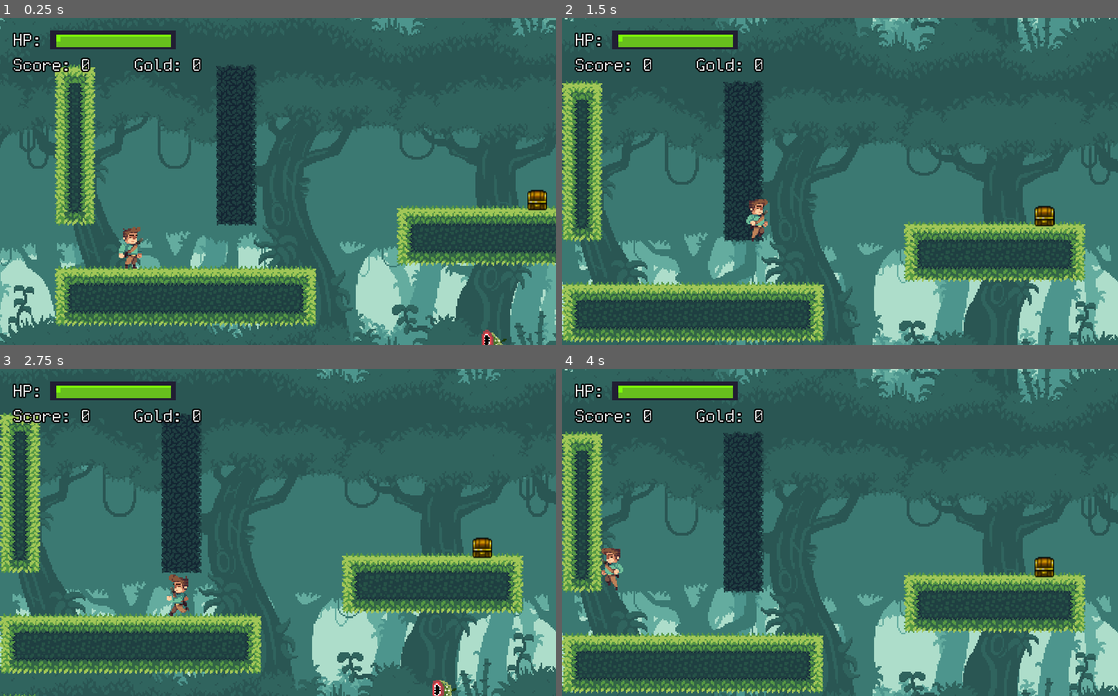
Above: before the commit, frames 1-4 (two rows, left to right).
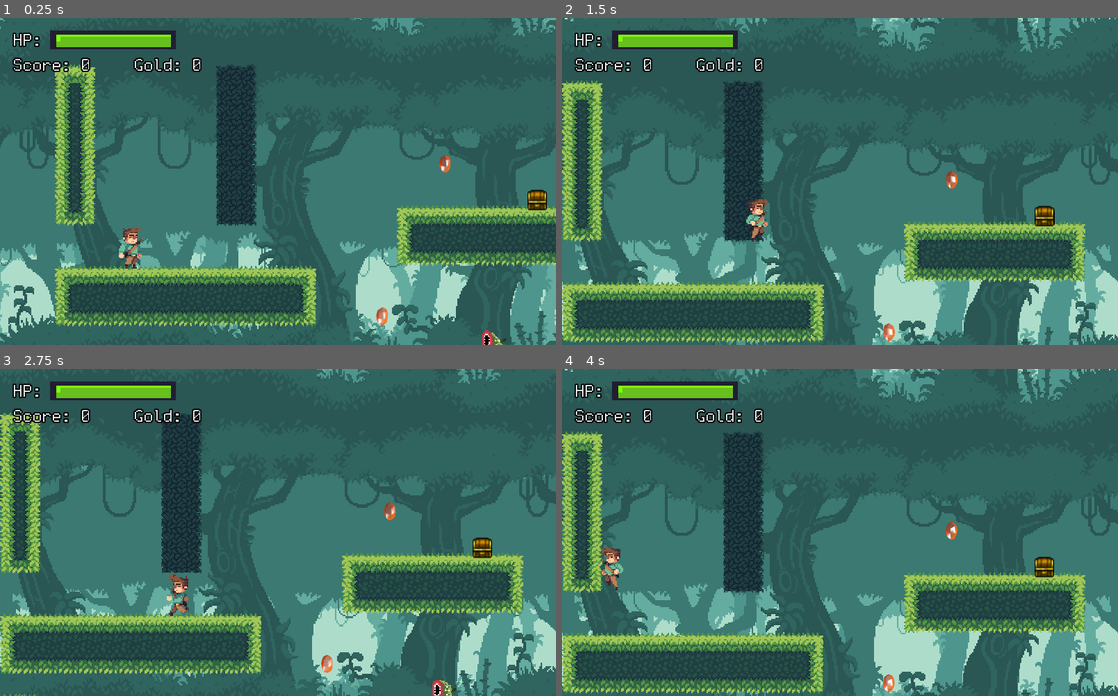
Above: after the commit, the same moments.

Repository: EduhCosta/godot-course
Game: Godot game, scene res://scenes/Main.tscn
The game is run twice, just before and just after one commit, with the same random seed, the same clock (stepped at 60 frames per second) and the same inputs.
Inputs:
- Up to frame 1 (0.25 s): no input
- Up to frame 2 (1.5 s): tap Enter (ui_accept) at 0.5, 0.77 s; hold Right (ui_right) from 0.53 s (still down); tap B (open_chest) at 0.6, 1.35 s
- Up to frame 3 (2.75 s): tap Enter (ui_accept) at 1.52 s; release Right (ui_right) at 2.03 s; hold Left (ui_left) from 2.03 s (still down); tap B (open_chest) at 2.1 s
- Up to frame 4 (4 s): keep holding Left (ui_left); tap B (open_chest) at 2.85, 3.6 s; tap Enter (ui_accept) at 3.02, 3.77 s

The runs differ from the first frame. In frame 1, 0.2% of the frame differs, in the area x 67-82%, y 41-95%; in frame 2, 0.2%; in frame 3, 0.2%; in frame 4, 0.2%.

Commit message:
Add cristal

Diff:
--- /dev/null
+++ b/scenes/Cristal.tscn
@@ -0,0 +1,62 @@
+[gd_scene load_steps=6 format=2]
+
+[ext_resource path="res://scripts/Cristal.gd" type="Script" id=1]
+[ext_resource path="res://assets/sprites/cristal/crystal-qubodup-ccby3/crystal-qubodup-ccby3-32-orange.png" type="Texture" id=2]
+
+[sub_resource type="CircleShape2D" id=3]
+radius = 0.0
+
+[sub_resource type="CapsuleShape2D" id=1]
+height = 0.0
+
+[sub_resource type="Animation" id=2]
+resource_name = "basic"
+length = 1.6
+loop = true
+tracks/0/type = "value"
+tracks/0/path = NodePath("Sprite:region_rect")
+tracks/0/interp = 1
+tracks/0/loop_wrap = true
+tracks/0/imported = false
+tracks/0/enabled = true
+tracks/0/keys = {
+"times": PoolRealArray( 0, 0.2, 0.4, 0.6, 0.8, 1, 1.2, 1.4 ),
+"transitions": PoolRealArray( 1, 1, 1, 1, 1, 1, 1, 1 ),
+"update": 1,
+"values": [ Rect2( 5, 0, 22, 32 ), Rect2( 36, 0, 23, 32 ), Rect2( 68, 0, 23, 32 ), Rect2( 101, 0, 23, 32 ), Rect2( 133, 0, 22, 32 ), Rect2( 165, 0, 22, 32 ), Rect2( 197, 0, 22, 32 ), Rect2( 230, 0, 21, 32 ) ]
+}
+tracks/1/type = "value"
+tracks/1/path = NodePath("Sprite:texture")
+tracks/1/interp = 1
+tracks/1/loop_wrap = true
+tracks/1/imported = false
+tracks/1/enabled = true
+tracks/1/keys = {
+"times": PoolRealArray( 0, 1.6 ),
+"transitions": PoolRealArray( 1, 1 ),
+"update": 1,
+"values": [ ExtResource( 2 ), ExtResource( 2 ) ]
+}
+
+[node name="Cristal" type="StaticBody2D"]
+script = ExtResource( 1 )
+
+[node name="Sprite" type="Sprite" parent="."]
+position = Vector2( -2.38419e-007, -9.53674e-007 )
+scale = Vector2( 0.466666, 0.466666 )
+texture = ExtResource( 2 )
+region_enabled = true
+region_rect = Rect2( 5, 0, 22, 32 )
+
+[node name="CollisionShape2D" type="CollisionShape2D" parent="."]
+shape = SubResource( 3 )
+
+[node name="cristalArea" type="Area2D" parent="." groups=[
+"cristal_a",
+]]
+
+[node name="CollisionShape2D" type="CollisionShape2D" parent="cristalArea"]
+shape = SubResource( 1 )
+
+[node name="AnimationPlayer" type="AnimationPlayer" parent="."]
+anims/basic = SubResource( 2 )
--- a/scenes/Inimigo.tscn
+++ b/scenes/Inimigo.tscn
@@ -239,7 +239,6 @@
 spread = 180.0
 gravity = Vector3( 0, 98, 0 )
 initial_velocity = 82.85
-angular_velocity = 0.0
 orbit_velocity = 0.0
 orbit_velocity_random = 0.0
 
@@ -250,8 +249,9 @@
 position = Vector2( 3.15661, 0.257023 )
 scale = Vector2( 0.933908, 1.01318 )
 texture = ExtResource( 2 )
+flip_h = true
 region_enabled = true
-region_rect = Rect2( 80.4837, 25.7782, 35.1126, 39.5017 )
+region_rect = Rect2( 196, 20, 62, 51 )
 
 [node name="CollisionShape2D" type="CollisionShape2D" parent="."]
 position = Vector2( 2.82726, 10.281 )
@@ -269,7 +269,7 @@
 editor/display_folded = true
 
 [node name="CollisionShape2D" type="CollisionShape2D" parent="bocaInimigo"]
-position = Vector2( -0.642555, -9.63841 )
+position = Vector2( 20.7868, -6.23284 )
 shape = SubResource( 6 )
 
 [node name="areaInimigo" type="Area2D" parent="."]
--- a/scenes/Main.tscn
+++ b/scenes/Main.tscn
@@ -1,16 +1,17 @@
-[gd_scene load_steps=12 format=2]
+[gd_scene load_steps=13 format=2]
 
 [ext_resource path="res://scripts/Main.gd" type="Script" id=1]
 [ext_resource path="res://assets/sprites/tileset/myTileset.tres" type="TileSet" id=2]
 [ext_resource path="res://scenes/chest.tscn" type="PackedScene" id=3]
 [ext_resource path="res://scenes/Personagem.tscn" type="PackedScene" id=4]
 [ext_resource path="res://scenes/Inimigo.tscn" type="PackedScene" id=5]
-[ext_resource path="res://scenes/GUI.tscn" type="PackedScene" id=6]
-[ext_resource path="res://assets/sprites/background/bg-01.png" type="Texture" id=7]
-[ext_resource path="res://assets/sprites/background/bg-02.png" type="Texture" id=8]
-[ext_resource path="res://assets/sprites/background/bg-03.png" type="Texture" id=9]
-[ext_resource path="res://assets/sprites/background/bg-04.png" type="Texture" id=10]
-[ext_resource path="res://assets/sprites/background/bg-05.png" type="Texture" id=11]
+[ext_resource path="res://scenes/Cristal.tscn" type="PackedScene" id=6]
+[ext_resource path="res://scenes/GUI.tscn" type="PackedScene" id=7]
+[ext_resource path="res://assets/sprites/background/bg-01.png" type="Texture" id=8]
+[ext_resource path="res://assets/sprites/background/bg-02.png" type="Texture" id=9]
+[ext_resource path="res://assets/sprites/background/bg-03.png" type="Texture" id=10]
+[ext_resource path="res://assets/sprites/background/bg-04.png" type="Texture" id=11]
+[ext_resource path="res://assets/sprites/background/bg-05.png" type="Texture" id=12]
 
 [node name="Main" type="Node2D"]
 script = ExtResource( 1 )
@@ -25,11 +26,11 @@
 format = 1
 tile_data = PoolIntArray( 0, 2, 0, 1, 2, 2, 8, 1, 0, 9, 1, 2, 31, 1, 0, 32, 1, 2, 38, 1, 0, 39, 1, 2, 45, 2, 0, 46, 2,  …(8382 unchanged characters)…
 
+[node name="Chest2" parent="." instance=ExtResource( 3 )]
+position = Vector2( 728.224, 409.818 )
+
 [node name="Chest" parent="." instance=ExtResource( 3 )]
 position = Vector2( 383.601, 105.64 )
-
-[node name="Chest2" parent="." instance=ExtResource( 3 )]
-position = Vector2( 728.224, 409.818 )
 
 [node name="Personagem" parent="." instance=ExtResource( 4 )]
 position = Vector2( 60, 140.116 )
@@ -46,11 +47,28 @@
 [node name="Inimigo4" parent="." instance=ExtResource( 5 )]
 position = Vector2( 100, 400 )
 
+[node name="Node2D" type="Node2D" parent="."]
+
+[node name="Cristal3" parent="Node2D" instance=ExtResource( 6 )]
+position = Vector2( 460, 240.281 )
+
+[node name="Cristal" parent="Node2D" instance=ExtResource( 6 )]
+position = Vector2( 260, 200 )
+
+[node name="Cristal2" parent="Node2D" instance=ExtResource( 6 )]
+position = Vector2( 310, 78.705 )
+
+[node name="Cristal4" parent="Node2D" instance=ExtResource( 6 )]
+position = Vector2( 490, 240 )
+
+[node name="Cristal5" parent="Node2D" instance=ExtResource( 6 )]
+position = Vector2( 510, 215.333 )
+
 [node name="guiCanvas" type="CanvasLayer" parent="."]
 editor/display_folded = true
 layer = 2
 
-[node name="GUI" parent="guiCanvas" instance=ExtResource( 6 )]
+[node name="GUI" parent="guiCanvas" instance=ExtResource( 7 )]
 
 [node name="ParallaxBackground" type="ParallaxBackground" parent="."]
 editor/display_folded = true
--- a/scenes/Personagem.tscn
+++ b/scenes/Personagem.tscn
@@ -136,7 +136,7 @@
 spread = 180.0
 gravity = Vector3( 0, 98, 0 )
 initial_velocity = 21.58
-angular_velocity = 1.41531e-43
+angular_velocity = 1.41531e-043
 orbit_velocity = 0.0
 orbit_velocity_random = 0.0
 color = Color( 0.698039, 0.054902, 0.054902, 1 )
@@ -152,7 +152,7 @@
 region_rect = Rect2( 4, 4, 19, 36 )
 
 [node name="CollisionShape2D" type="CollisionShape2D" parent="."]
-position = Vector2( 2.08616e-07, 0.115982 )
+position = Vector2( 2.08616e-007, 0.115982 )
 shape = SubResource( 1 )
 
 [node name="AnimationPlayer" type="AnimationPlayer" parent="."]
@@ -173,7 +173,6 @@
 editor_draw_drag_margin = true
 
 [node name="areaDano" type="Area2D" parent="."]
-editor/display_folded = true
 
 [node name="CollisionShape2D" type="CollisionShape2D" parent="areaDano"]
 shape = SubResource( 6 )
@@ -181,7 +180,7 @@
 [node name="areaBater" type="Area2D" parent="."]
 
 [node name="CollisionShape2D" type="CollisionShape2D" parent="areaBater"]
-position = Vector2( 0.0944672, 12.5577 )
+position = Vector2( 0.0349312, 12.5577 )
 shape = SubResource( 7 )
 
 [node name="Particles2D" type="Particles2D" parent="."]
--- a/scenes/chest.tscn
+++ b/scenes/chest.tscn
@@ -54,6 +54,7 @@
 extents = Vector2( 40.7633, 9.80977 )
 
 [node name="Chest" type="StaticBody2D"]
+position = Vector2( -2, 0 )
 script = ExtResource( 1 )
 
 [node name="Sprite" type="Sprite" parent="."]
@@ -68,7 +69,10 @@
 anims/haveItem = SubResource( 2 )
 anims/openFront = SubResource( 3 )
 
-[node name="openChest" type="Area2D" parent="."]
+[node name="openChest" type="Area2D" parent="." groups=[
+"items",
+]]
+editor/display_folded = true
 
 [node name="CollisionShape2D" type="CollisionShape2D" parent="openChest"]
 position = Vector2( -32.0185, -0.232025 )
--- /dev/null
+++ b/scripts/Cristal.gd
@@ -0,0 +1,12 @@
+extends StaticBody2D
+
+# Called when the node enters the scene tree for the first time.
+func _ready():
+	$AnimationPlayer.play("basic")
+	$cristalArea.connect("body_entered", self, "_on_cristal_area_body_entered")
+	pass
+
+func _on_cristal_area_body_entered(area):
+	if area.is_in_group("personagem"):
+		queue_free()
+	pass
--- a/scripts/Main.gd
+++ b/scripts/Main.gd
@@ -8,7 +8,8 @@
 func _ready():
 	$Personagem.connect("levarDano", $guiCanvas/GUI, "damage")
 	$Personagem.connect("aumentarScore", $guiCanvas/GUI, "addScore")
-	$Chest.connect("openChest", $guiCanvas/GUI, "addGold")
+	$Chest.connect("openedChest", $guiCanvas/GUI, "addGold")
+	$Chest2.connect("openedChest", $guiCanvas/GUI, "addGold")
 	pass # Replace with function body.
 
 # Called every frame. 'delta' is the elapsed time since the previous frame.
--- a/scripts/Personagem.gd
+++ b/scripts/Personagem.gd
@@ -116,6 +116,9 @@
 
 # Colission with enemy
 func _on_areaDano_area_entered(area):
+	if area.is_in_group("cristal_a"):
+		emit_signal("aumentarScore", 150)
+
 	if area.is_in_group("inimigo"):
 		if $tempo_invencivel.time_left == 0:
 			if colisorDano == false:
--- a/scripts/chest.gd
+++ b/scripts/chest.gd
@@ -1,7 +1,7 @@
 extends StaticBody2D
 
 # Signals
-signal openChest
+signal openedChest
 
 # Variables
 var canOpen = false
@@ -13,12 +13,12 @@
 	pass
 
 func _process(delta):
-	if (canOpen):
+	if (canOpen && isOpened == false):
 		if (Input.is_action_just_pressed("open_chest")):
 			$AnimationPlayer.play("openFront")
 			isOpened = true
 			$openText.visible = false
-			emit_signal("openChest", randi()%150+100)
+			emit_signal("openedChest", randi()%150+100)
 	pass
 
 func _on_open_chest_body_entered(body):
Binary file added: assets/sprites/cristal/cristalv.gif
Binary file added: assets/sprites/cristal/crystal-qubodup-ccby3/crystal-qubodup-ccby3-16-blue.png
Not shown, added: assets/sprites/cristal/crystal-qubodup-ccby3/crystal-qubodup-ccby3-16-blue.png.import
Binary file added: assets/sprites/cristal/crystal-qubodup-ccby3/crystal-qubodup-ccby3-16-green.png
Not shown, added: assets/sprites/cristal/crystal-qubodup-ccby3/crystal-qubodup-ccby3-16-green.png.import
Binary file added: assets/sprites/cristal/crystal-qubodup-ccby3/crystal-qubodup-ccby3-16-grey.png
Not shown, added: assets/sprites/cristal/crystal-qubodup-ccby3/crystal-qubodup-ccby3-16-grey.png.import
Binary file added: assets/sprites/cristal/crystal-qubodup-ccby3/crystal-qubodup-ccby3-16-orange.png
Not shown, added: assets/sprites/cristal/crystal-qubodup-ccby3/crystal-qubodup-ccby3-16-orange.png.import
Binary file added: assets/sprites/cristal/crystal-qubodup-ccby3/crystal-qubodup-ccby3-16-pink.png
Not shown, added: assets/sprites/cristal/crystal-qubodup-ccby3/crystal-qubodup-ccby3-16-pink.png.import
Binary file added: assets/sprites/cristal/crystal-qubodup-ccby3/crystal-qubodup-ccby3-16-yellow.png
(and 15 more such lines)
